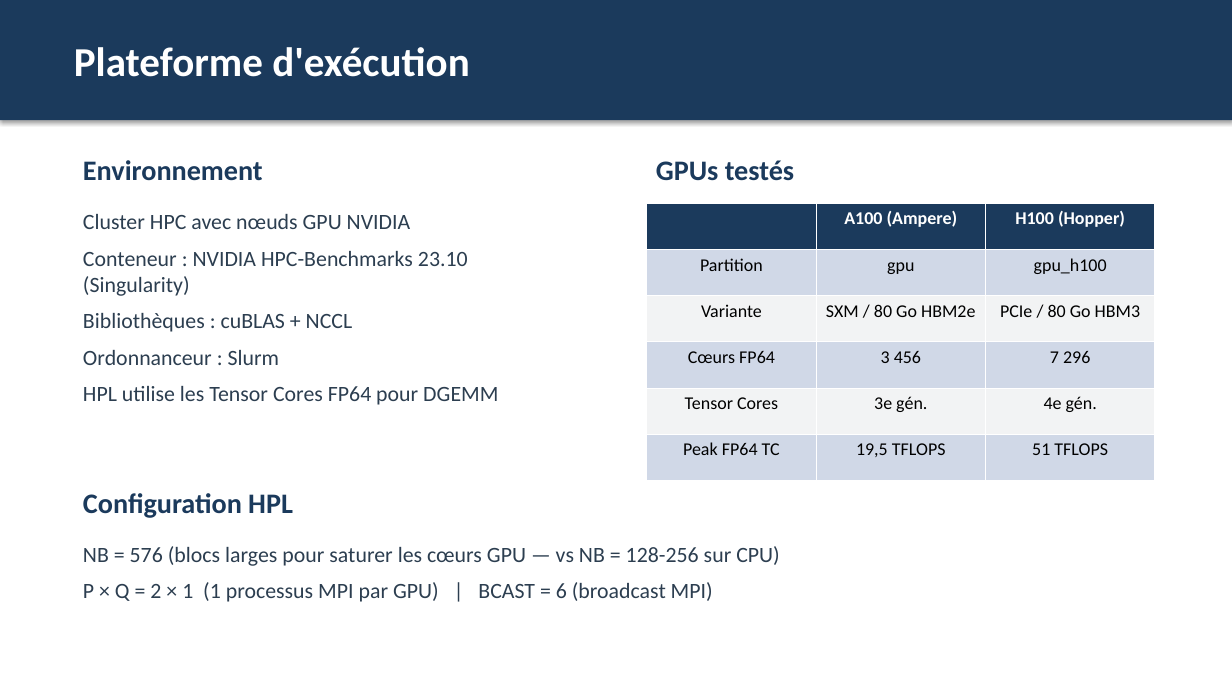
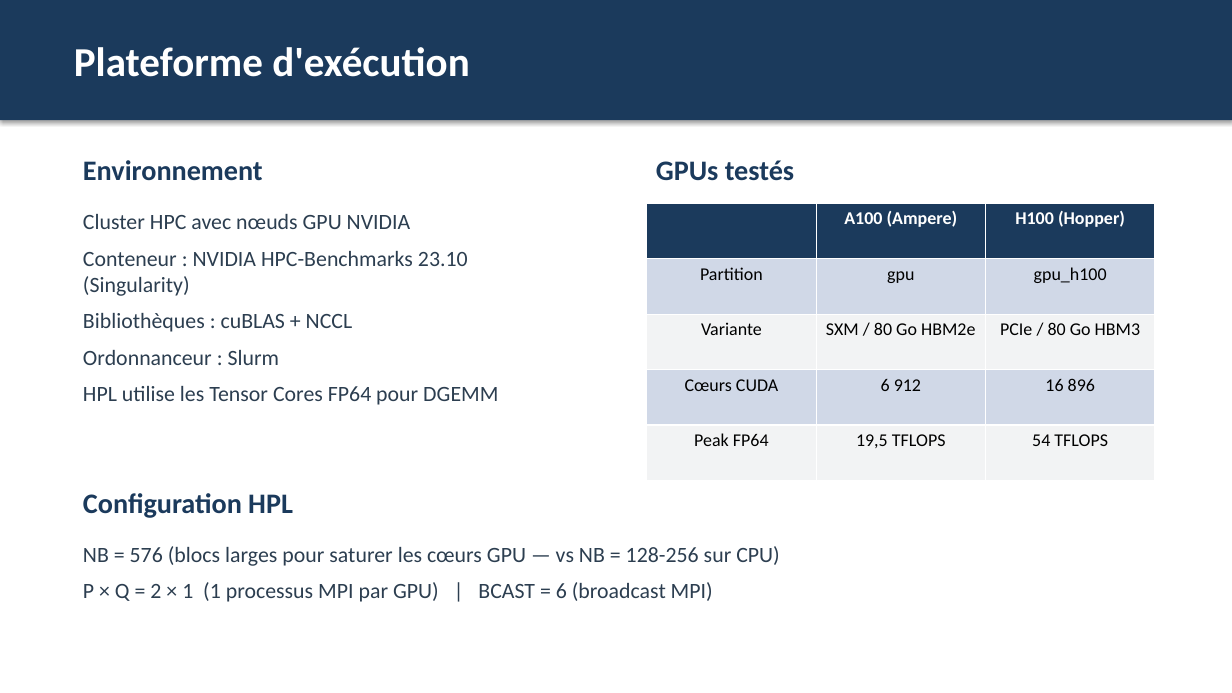
Before and after one commit to achraf-benmalk/mpna-local, a slide deck: slide 2 of project/presentation_finale/HPL_Resultats_Analyse.pptx. Drawn at 1232x693 pixels with LibreOffice and Linux fonts; fonts in the diff are those of the drawing. Boxes give left, top, right and bottom in pixels: in the first picture for what was removed or moved away, otherwise in the second. Text is boxed around its words. In the diff, an @@ line names an element or a change of style, - is before the commit and + after.

```diff
--- a/project/presentation_finale/HPL_Resultats_Analyse.pptx
+++ b/project/presentation_finale/HPL_Resultats_Analyse.pptx
@@ table at [647,203,1154,481] @@
-row 4: Cœurs FP64 | 3 456 | 7 296
-row 5: Tensor Cores | 3e gén. | 4e gén.
-row 6: Peak FP64 TC | 19,5 TFLOPS | 51 TFLOPS
+row 4: Cœurs CUDA | 6 912 | 16 896
+row 5: Peak FP64 | 19,5 TFLOPS | 54 TFLOPS
```
Also in this commit, not shown: 5 other slides changed, 3 other files.
